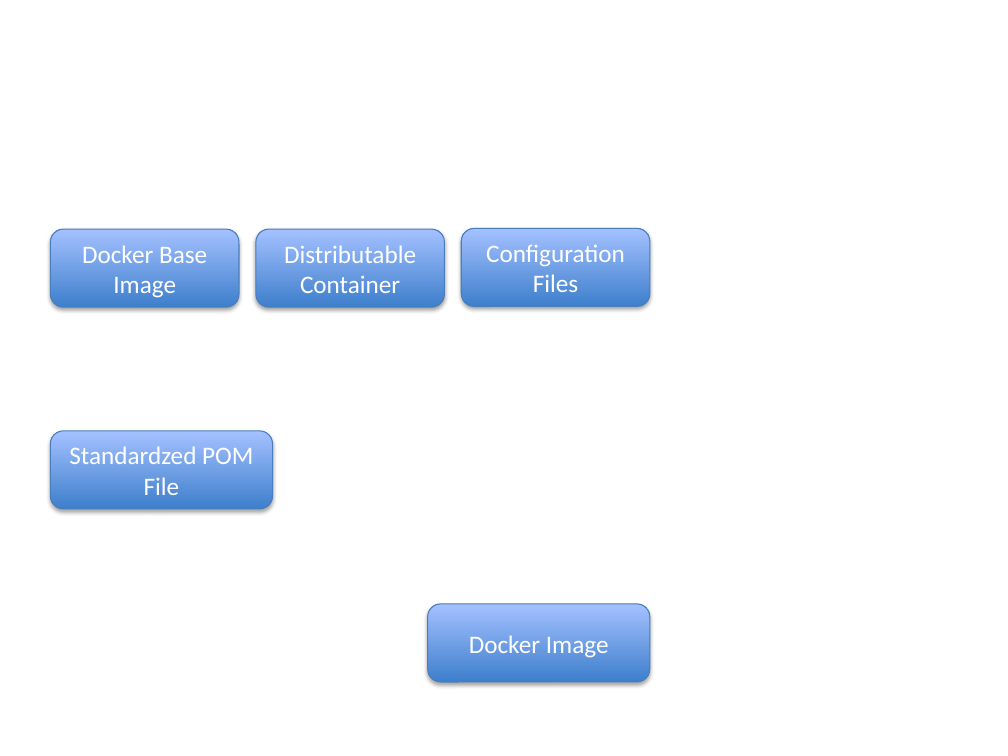
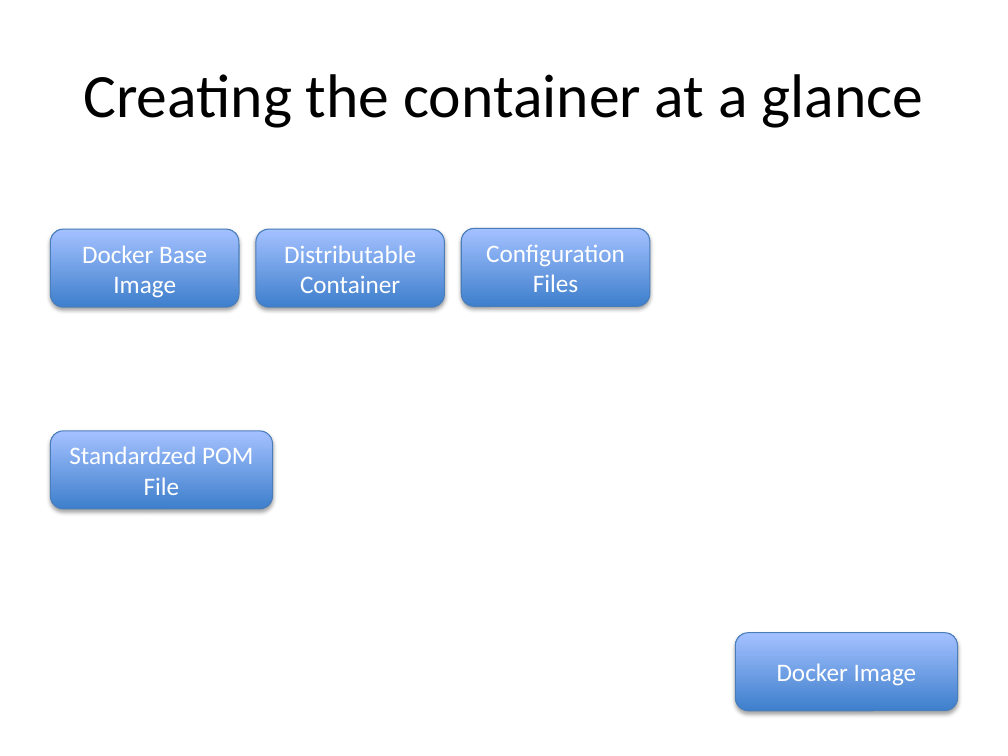
Before and after one commit to woq-blended/woq.github.io, a slide deck: slide 18 of media/IntegrationTesting.pptx (slide 11 before the commit). Drawn at 1008x756 pixels with LibreOffice and Linux fonts; fonts in the diff are those of the drawing. Boxes give left, top, right and bottom in pixels: in the first picture for what was removed or moved away, otherwise in the second. Text is boxed around its words. In the diff, an @@ line names an element or a change of style, - is before the commit and + after.

```diff
--- a/media/IntegrationTesting.pptx
+++ b/media/IntegrationTesting.pptx
@@ title added at [83, 74, 923, 128], 44 pt, text #000000 @@
+Creating the container at a glance
@@ rounded rectangle "Docker Image": place and size @@
-rounded rectangle "Docker Image" at [427, 604, 649, 681]
+rounded rectangle "Docker Image" at [736, 633, 958, 711]
```
Also in this commit, not shown: 13 other slides changed, 10 slides added, 1 slide removed, 4 other files.
